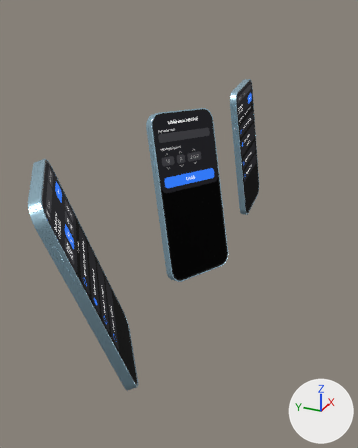
The Blender file scs.blend, before and after one commit.
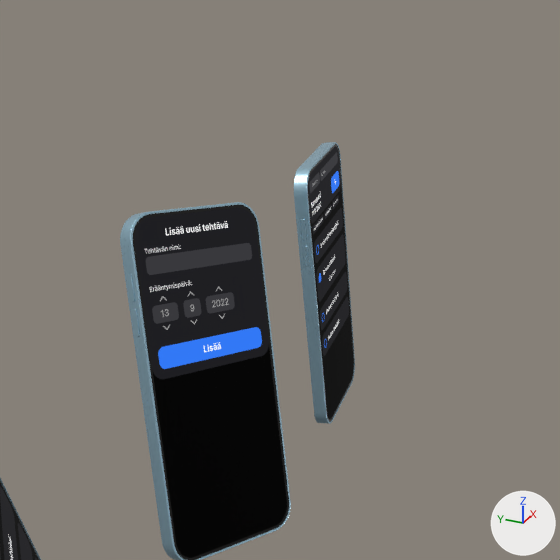
Each version is shown whole from a camera (50 mm lens) standing at (-2.68, -2.0, 1.96) and looking at (2.54, 0.34, -0.65), then close up on the part from 25% to 100% of the width and 2% to 63% of the height. Arrows for +X, +Y and +Z are at lower right; the lights stay in place.
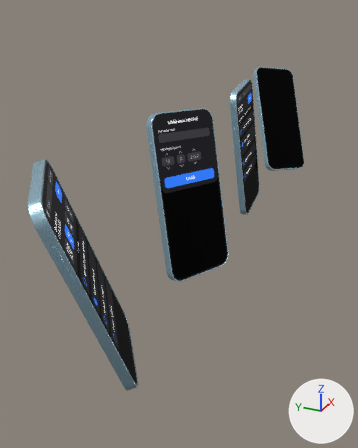
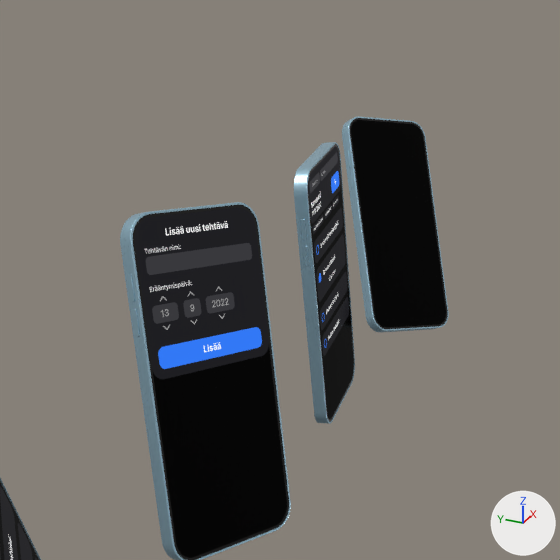
What differs and where, as boxes (x1, y1, x2, y2) in the close-ups (560 x 560 px):
'Plane.003', added (black)
    after: (342, 116, 449, 333)
    faces in mat_screen4 (its picture is missing): (351, 120, 446, 328)
    faces in mat_frame (blue #c2ebff): (342, 116, 449, 333)
    faces in mat_black (black #000000): (350, 118, 448, 329)

The change, as a diff of the scene's bpy script:
```diff
--- a/scs.blend.py
+++ b/scs.blend.py
@@ mat_screen4 @@
+mat_screen4 = principled_material('Screen4')
+mat_screen4.base_color = (0.0, 0.0, 0.0)  # black #000000
+mat_screen4.roughness = 1.0
+mat_screen4.specular_ior_level = 0.0
+mat_screen4.coat_weight = 0.127
+mat_screen4.coat_roughness = 0.108
@@ me_plane_003 @@
+me_plane_003.from_pydata(...)  # 1165 vertices, 1048 faces; spans x -0.44..0.44, y -0.09..0.0, z -0.9..0.9
+me_plane_003.polygons.foreach_set('use_smooth', [True] * 1048)
+# faces by material slot: [1011, 36, 1]
+me_plane_003.materials.append(mat_frame)  # blue #c2ebff
+me_plane_003.materials.append(mat_black)  # black #000000
+me_plane_003.materials.append(mat_screen4)  # its picture is missing
@@ ob_plane_003 @@
+ob_plane_003 = bpy.data.objects.new('Plane.003', me_plane_003)
+ob_plane_003.location = (6.0, 0.0, 0.0)
+ob_plane_003.rotation_euler = (-0.443, 0.124, -0.602)  # degrees (-25, 7.1, -34)
```
